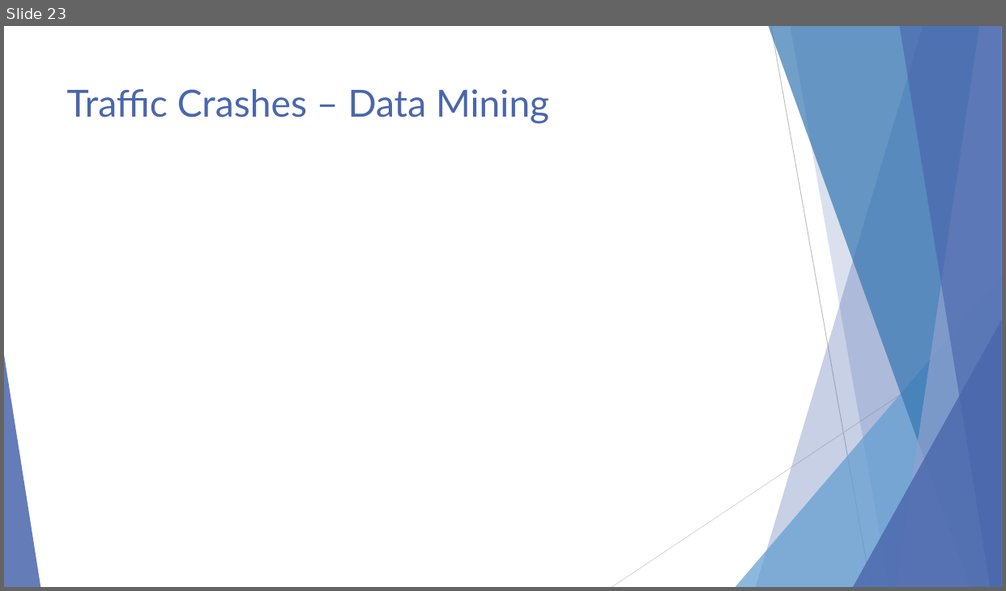
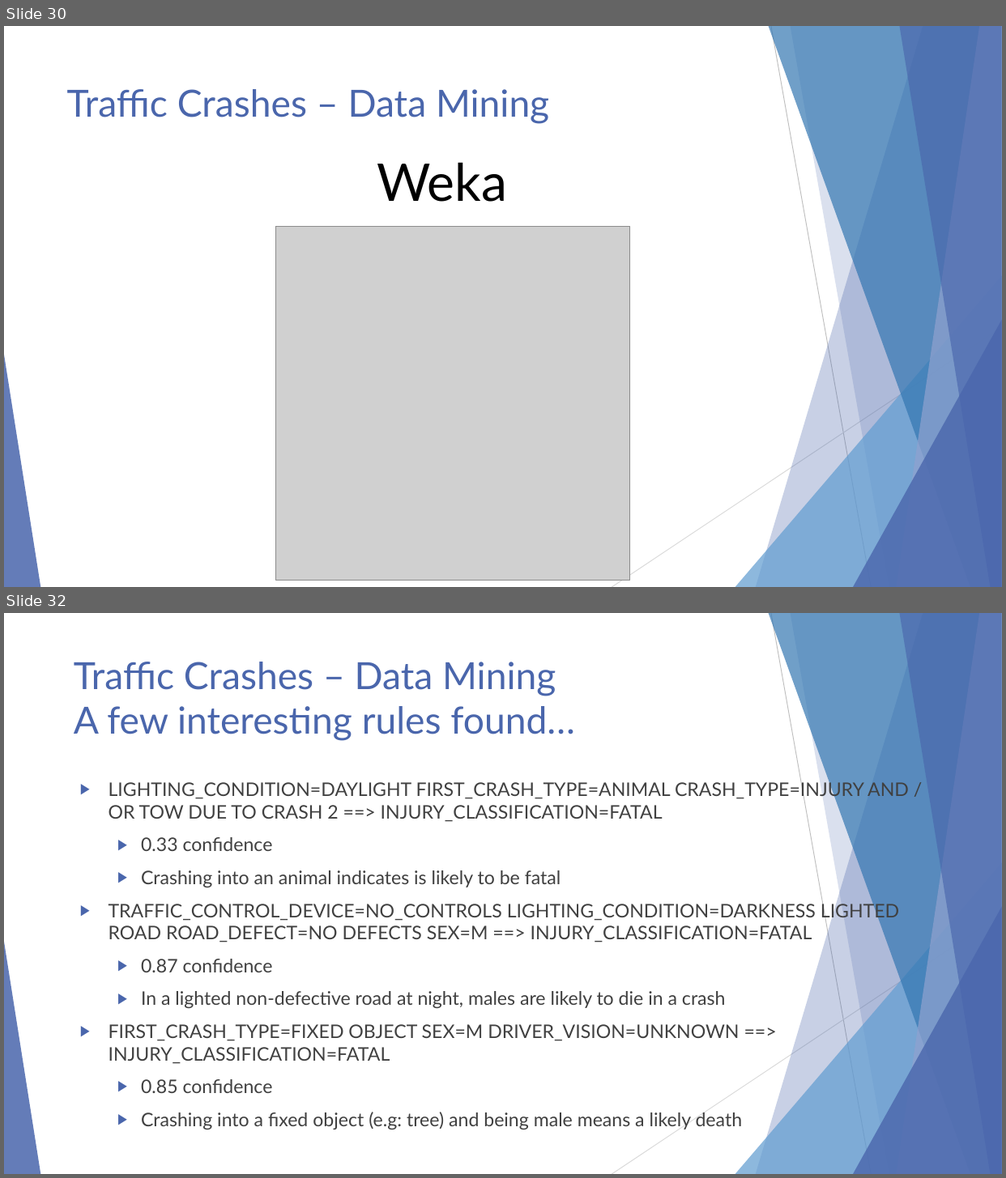
Before and after one commit to ndarwich/Crash-Analysis, a slide deck: Slides/An Investigation.pptx. Shown one above the other, each under a label of ours: slide 23 before the commit, slides 30 and 32 after it; the slides between them are not shown. The pictures are 1006x591 and 1006x1178 pixels, drawn with LibreOffice and Linux fonts; fonts in the diff are those of the drawing; grey boxes stand for pictures. Boxes give left, top, right and bottom in pixels: in the first picture for what was removed or moved away, otherwise in the second. Text is boxed around its words. In the diff, an @@ line names an element or a change of style, - is before the commit and + after.

```diff
--- a/Slides/An Investigation.pptx
+++ b/Slides/An Investigation.pptx
@@ slide 32 added at (4,613,1002,1174), background #FFFFFF; not listed: 10 template elements that a slide beside it also shows @@
@@ title added at (74,662,575,741), 36 pt, text #4A66AC @@
+Traffic Crashes – Data Mining
+A few interesting rules found…
@@ text added at (108,780,909,1130), 18 pt, text #404040 @@
+▶ LIGHTING_CONDITION=DAYLIGHT FIRST_CRASH_TYPE=ANIMAL CRASH_TYPE=INJURY AND / OR TOW DUE TO CRASH 2 ==> INJURY_CLASSIFICATION=FATAL
+  ▶ 0.33 confidence
+  ▶ Crashing into an animal indicates is likely to be fatal
+▶ TRAFFIC_CONTROL_DEVICE=NO_CONTROLS LIGHTING_CONDITION=DARKNESS LIGHTED ROAD ROAD_DEFECT=NO DEFECTS SEX=M ==> INJURY_CLASSIFICATION=FATAL
+  ▶ 0.87 confidence
+  ▶ In a lighted non-defective road at night, males are likely to die in a crash
+▶ FIRST_CRASH_TYPE=FIXED OBJECT SEX=M DRIVER_VISION=UNKNOWN ==> INJURY_CLASSIFICATION=FATAL
+  ▶ 0.85 confidence
+  ▶ Crashing into a fixed object (e.g: tree) and being male means a likely death
@@ what was slide 23 is now slide 30 @@
@@ slide 30 changed as well @@
@@ text added at (377,162,507,202), 50 pt, text #000000 @@
+Weka
@@ picture added at (275,227,630,581) @@
```
Also in this commit, not shown: 20 other slides changed, 16 other slides added, 4 slides removed, 1 other file.
